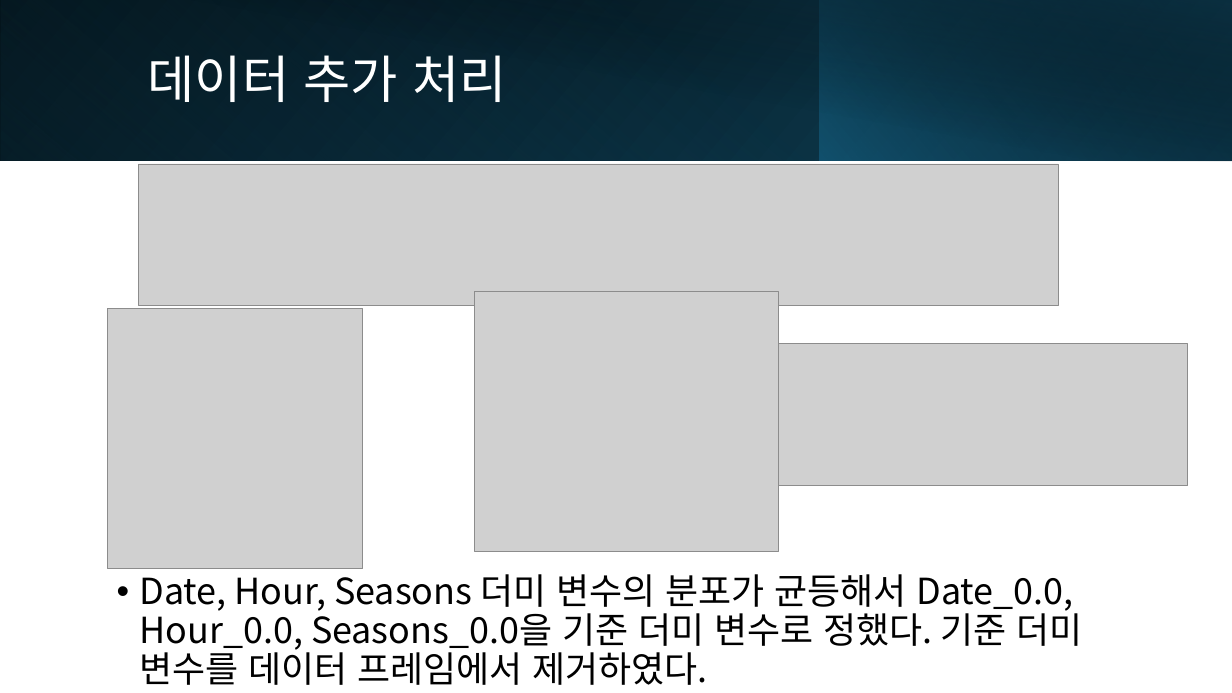
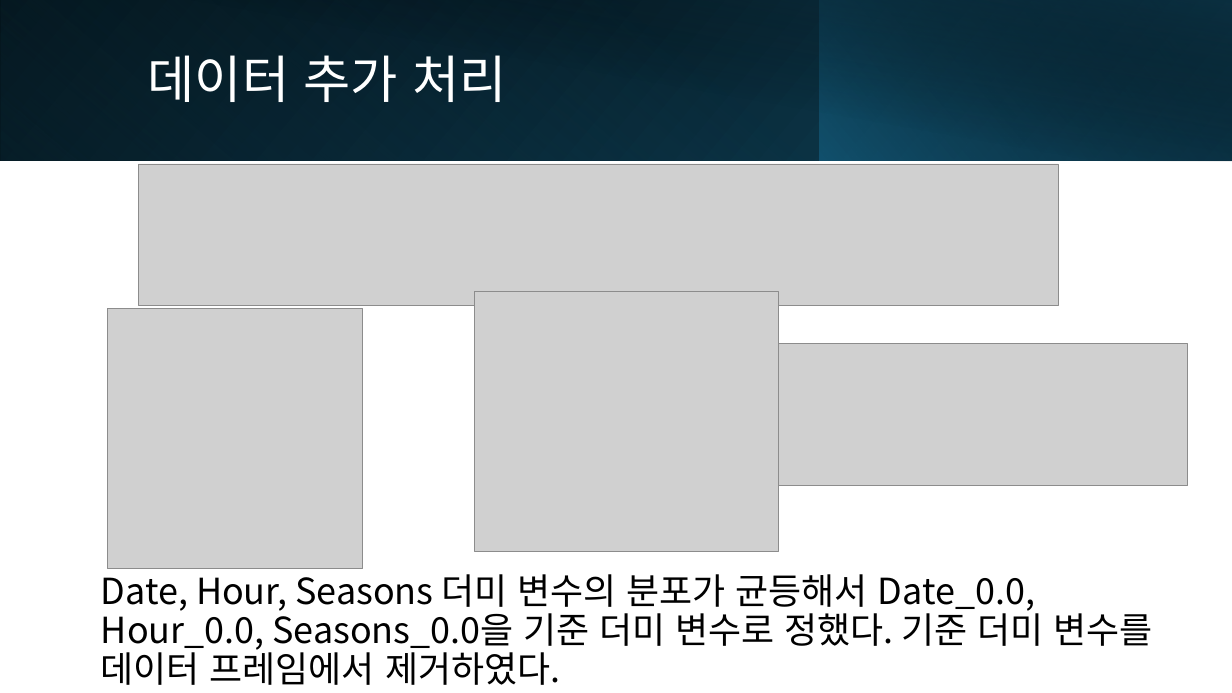
Before and after one commit to shdhkim/BikeRentalAnalysis, a slide deck: slide 17 of 자전거 대여 분석 프로젝트.pptx. Drawn at 1232x693 pixels with LibreOffice and Linux fonts; fonts in the diff are those of the drawing; grey boxes stand for pictures. Boxes give left, top, right and bottom in pixels: in the first picture for what was removed or moved away, otherwise in the second. Text is boxed around its words. In the diff, an @@ line names an element or a change of style, - is before the commit and + after.

```diff
--- a/자전거 대여 분석 프로젝트.pptx
+++ b/자전거 대여 분석 프로젝트.pptx
@@ text "Date, Hour, Seasons 더미 변수의 ...": place and size @@
-text "Date, Hour, Seasons 더미 변수의 ..." at bbox=[140, 568, 1082, 685]
+text "Date, Hour, Seasons 더미 변수의 ..." at bbox=[101, 568, 1153, 685]
@@ text "Date, Hour, Seasons 더미 변수의 ..." at bbox=[101, 568, 1153, 685]: bullet • to none @@
```
Also in this commit, not shown: 6 other slides changed.
